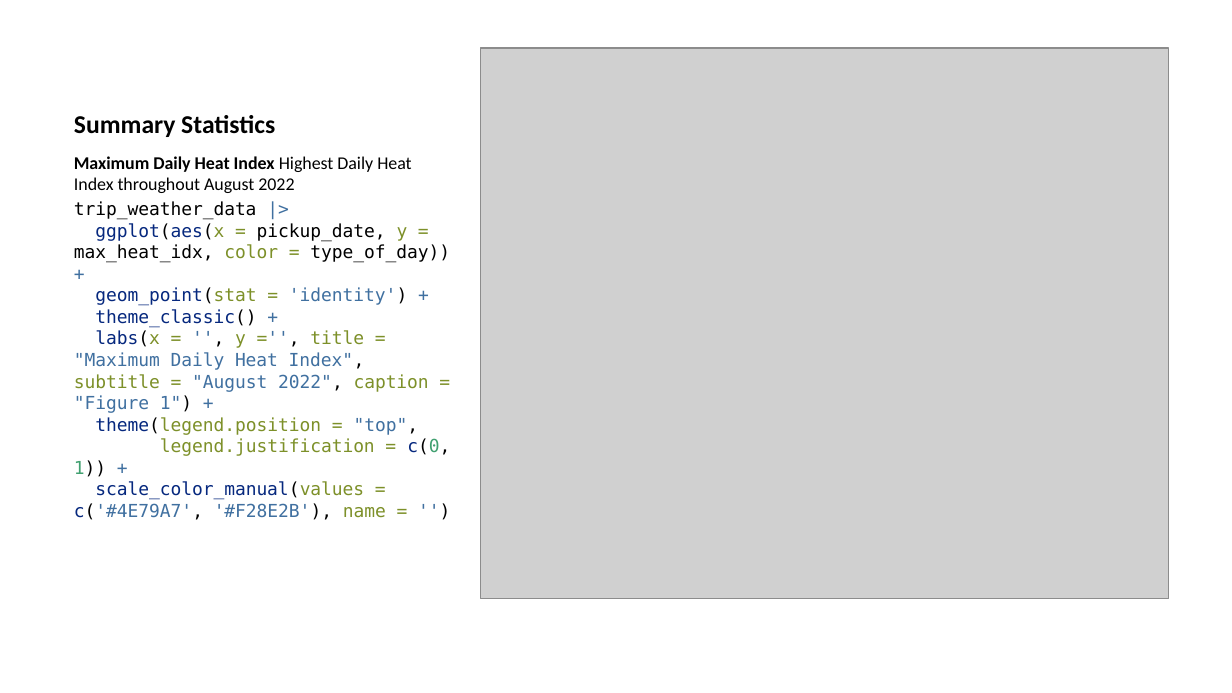
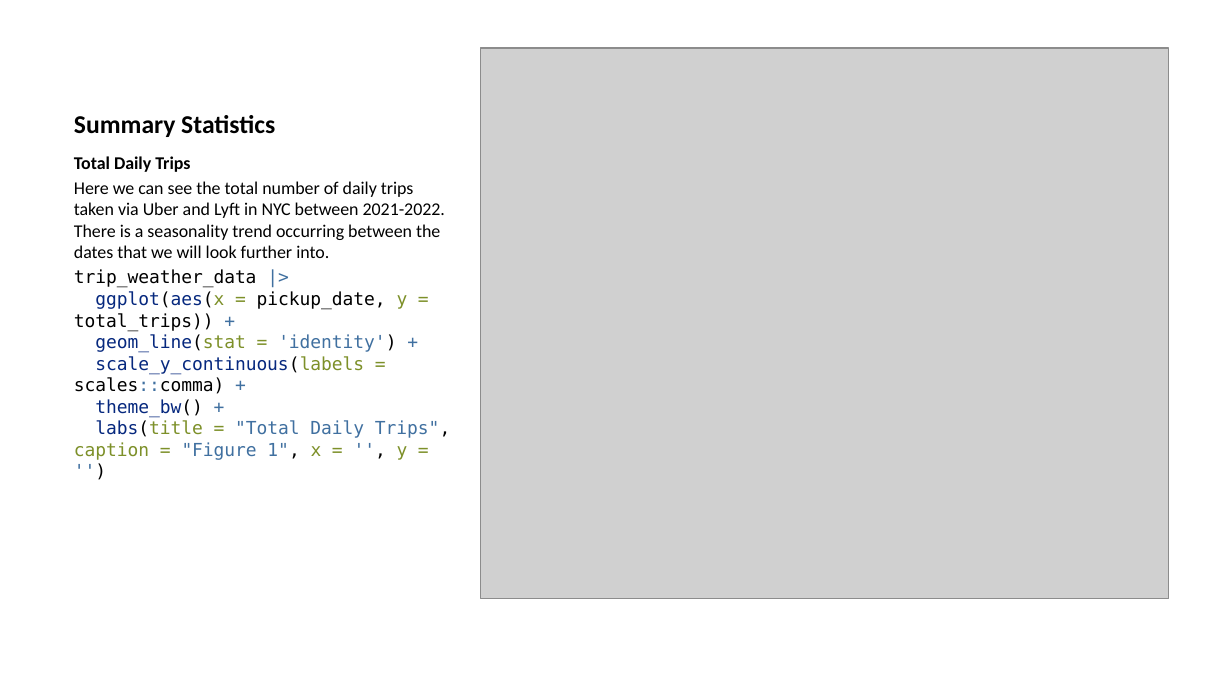
Before and after one commit to hellojohncruz/tlc_trips_weather, a slide deck: slide 11 of ridership.pptx (slide 10 before the commit). Drawn at 1232x693 pixels with LibreOffice and Linux fonts; fonts in the diff are those of the drawing; grey boxes stand for pictures. Boxes give left, top, right and bottom in pixels: in the first picture for what was removed or moved away, otherwise in the second. Text is boxed around its words. In the diff, an @@ line names an element or a change of style, - is before the commit and + after.

```diff
--- a/ridership.pptx
+++ b/ridership.pptx
@@ text at (74, 156, 451, 460): text changed @@
-Maximum Daily Heat Index Highest Daily Heat Index throughout August 2022
-trip_weather_data |>
-ggplot(aes(x = pickup_date, y = max_heat_idx, color = type_of_day)) +
-geom_point(stat = 'identity') +
-theme_classic() +
-labs(x = '', y ='', title = "Maximum Daily Heat Index", subtitle = "August 2022", caption = "Figure 1") +
-theme(legend.position = "top",
-legend.justification = c(0, 1)) +
-scale_color_manual(values = c('#4E79A7', '#F28E2B'), name = '')
+Total Daily Trips
+Here we can see the total number of daily trips taken via Uber and Lyft in NYC between 2021-2022. There is a seasonality trend occurring between the dates that we will look further into.
+trip_weather_data |>
+ggplot(aes(x = pickup_date, y = total_trips)) +
+geom_line(stat = 'identity') +
+scale_y_continuous(labels = scales::comma) +
+theme_bw() +
+labs(title = "Total Daily Trips", caption = "Figure 1", x = '', y = '')
```
Also in this commit, not shown: 18 other slides changed, 4 slides added, 3 slides removed, 5 other files.
